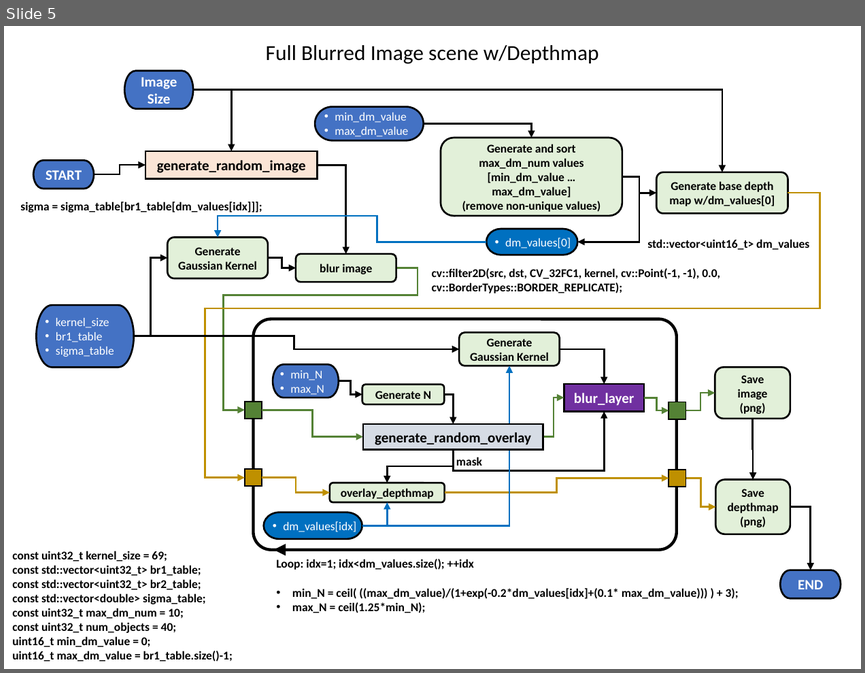
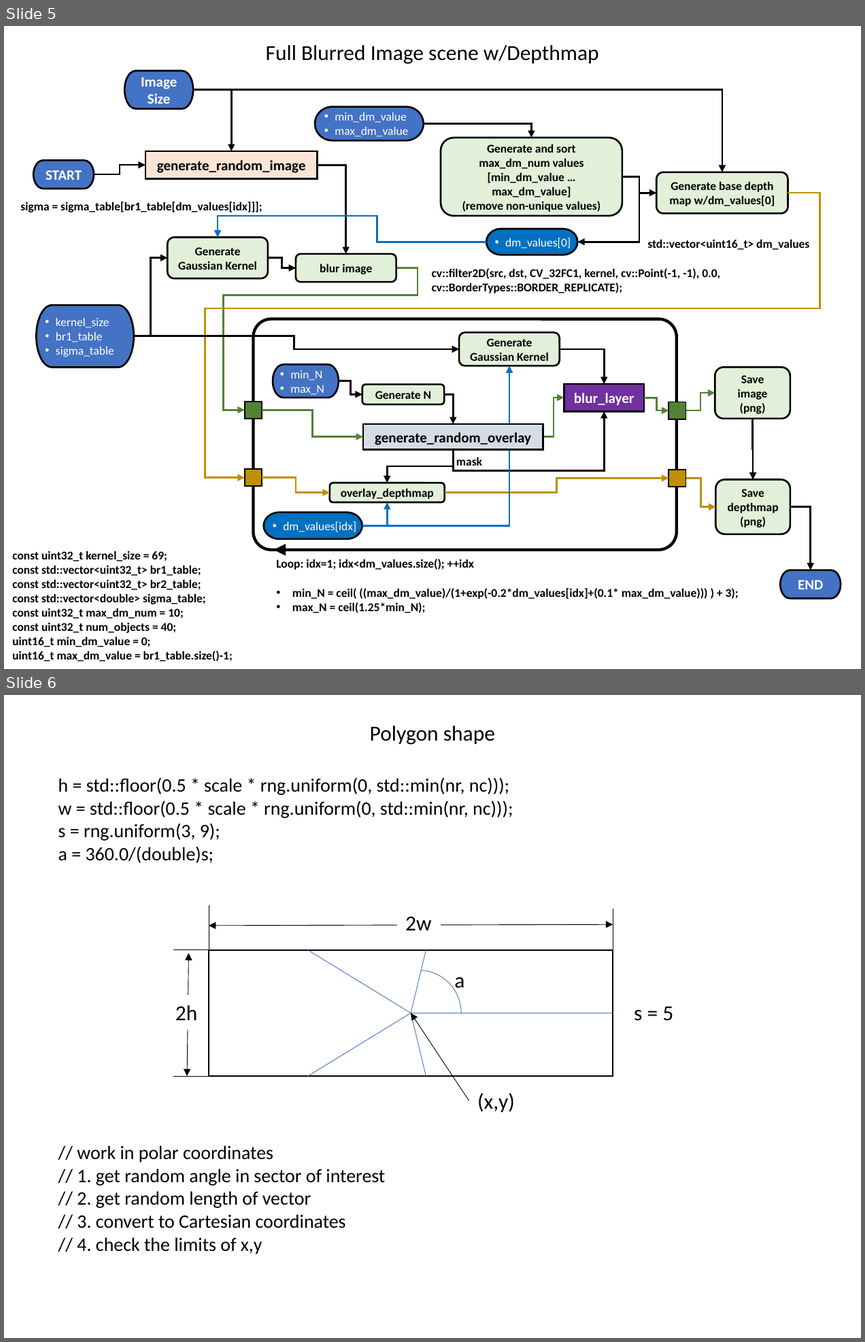
Before and after one commit to NSWC-Crane/playground, a slide deck: blur_process.pptx. Shown one above the other, each under a label of ours: slide 5 before the commit, slides 5 and 6 after it. The pictures are 865x673 and 865x1342 pixels, drawn with LibreOffice and Linux fonts; fonts in the diff are those of the drawing. Boxes give left, top, right and bottom in pixels: in the first picture for what was removed or moved away, otherwise in the second. Text is boxed around its words. In the diff, an @@ line names an element or a change of style, - is before the commit and + after.

```diff
--- a/blur_process.pptx
+++ b/blur_process.pptx
@@ slide 6 added at (x1=4, y1=695, x2=861, y2=1338), background #FFFFFF @@
@@ text added at (x1=370, y1=726, x2=495, y2=745), 18 pt, text #000000 @@
+Polygon shape
@@ text added at (x1=58, y1=777, x2=513, y2=863), 16 pt, text #000000 @@
+h = std::floor(0.5 * scale * rng.uniform(0, std::min(nr, nc)));
+w = std::floor(0.5 * scale * rng.uniform(0, std::min(nr, nc)));
+s = rng.uniform(3, 9);
+a = 360.0/(double)s;
@@ line added from (209, 950) to (209, 905), #000000 0.5 pt @@
@@ text added at (x1=405, y1=916, x2=431, y2=930), 18 pt, text #000000 @@
+2w
@@ line added from (613, 953) to (613, 909), #000000 0.5 pt @@
@@ double arrow added from (209, 926) to (613, 925), #000000 0.5 pt @@
@@ line added from (173, 950) to (209, 950), #000000 0.5 pt @@
@@ double arrow added from (188, 1075) to (189, 953), #000000 0.5 pt @@
@@ rectangle added at (x1=209, y1=950, x2=613, y2=1076), outline #000000 1 pt @@
@@ line added from (411, 1013) to (308, 950), #4472C4 0.5 pt @@
@@ line added from (411, 1013) to (426, 950), #4472C4 0.5 pt @@
@@ arc (boxed as its full ellipse) added at (x1=376, y1=970, x2=462, y2=1055), outline #4472C4 0.5 pt @@
@@ text added at (x1=454, y1=977, x2=464, y2=992), 18 pt, text #000000 @@
+a
@@ text added at (x1=175, y1=1005, x2=197, y2=1020), 18 pt, text #000000 @@
+2h
@@ line added from (308, 1075) to (411, 1013), #4472C4 0.5 pt @@
@@ line added from (411, 1013) to (613, 1013), #4472C4 0.5 pt @@
@@ line added from (411, 1013) to (426, 1075), #4472C4 0.5 pt @@
@@ arrow added from (469, 1100) to (411, 1013), #000000 0.5 pt @@
@@ text added at (x1=634, y1=1006, x2=673, y2=1021), 18 pt, text #000000 @@
+s = 5
@@ line added from (173, 1075) to (209, 1075), #000000 0.5 pt @@
@@ text added at (x1=477, y1=1093, x2=515, y2=1112), 18 pt, text #000000 @@
+(x,y)
@@ text added at (x1=77, y1=1145, x2=385, y2=1254), 16 pt, text #000000 @@
+// work in polar coordinates
+// 1. get random angle in sector of interest
+// 2. get random length of vector
+// 3. convert to Cartesian coordinates
+// 4. check the limits of x,y
```
